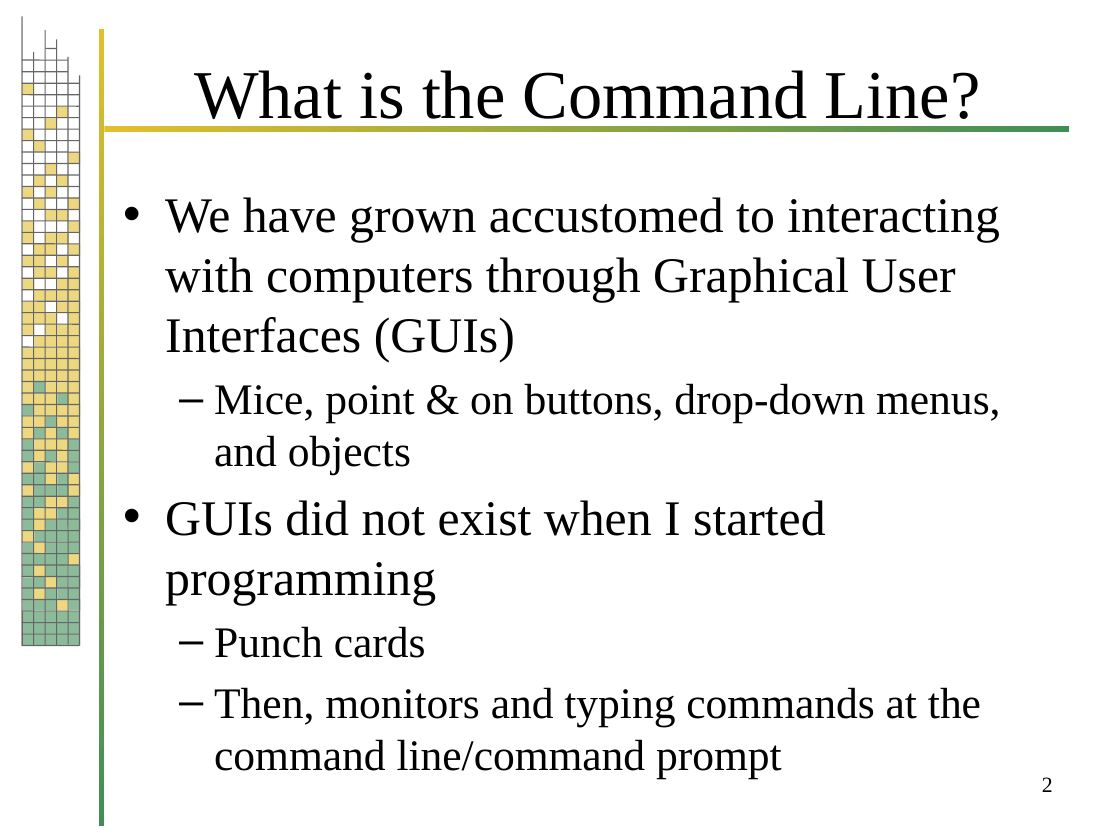
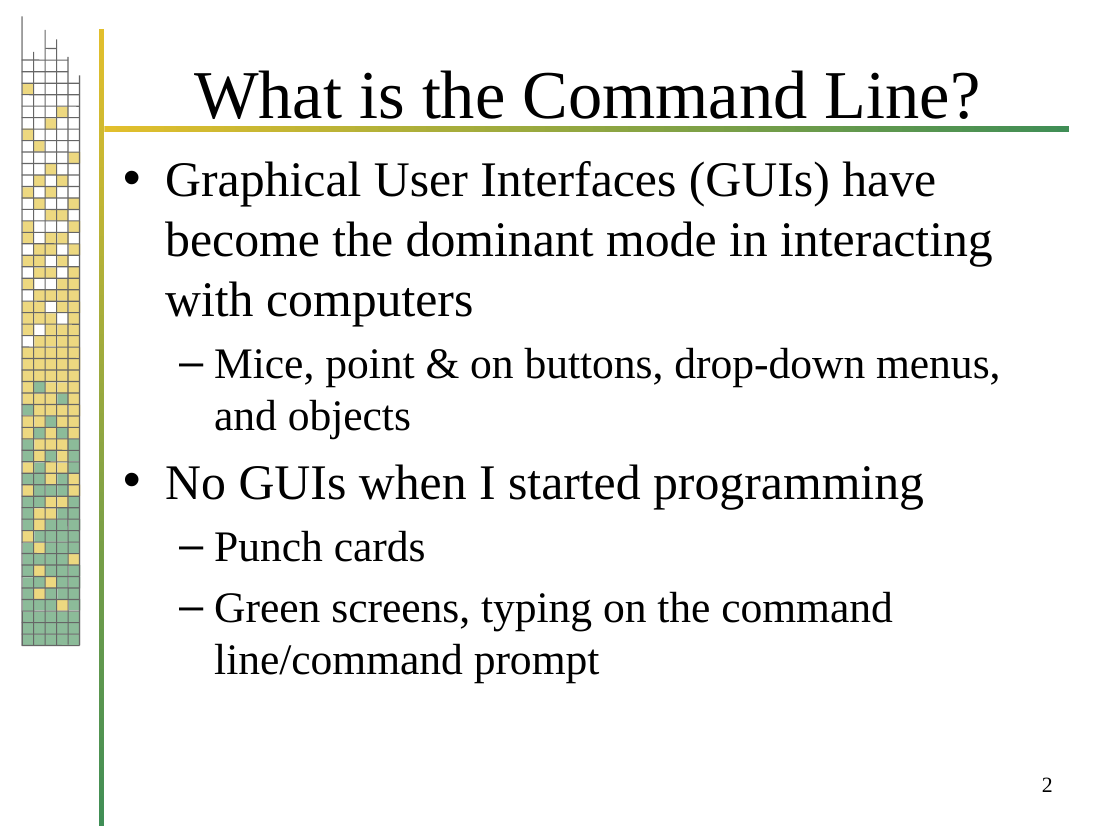
Before and after one commit to evlim/CommandLine, a slide deck: slide 2 of CommandLineProgrammingInPython.pptx. Drawn at 1120x840 pixels with LibreOffice and Linux fonts; fonts in the diff are those of the drawing; background and template pictures are left out. Boxes give left, top, right and bottom in pixels: in the first picture for what was removed or moved away, otherwise in the second. Text is boxed around its words. In the diff, an @@ line names an element or a change of style, - is before the commit and + after.

```diff
--- a/CommandLineProgrammingInPython.pptx
+++ b/CommandLineProgrammingInPython.pptx
@@ text "Graphical User Interfaces (GUIs) have ...": place and size @@
-text "Graphical User Interfaces (GUIs) have ..." at bbox=[165, 197, 1000, 771]
+text "Graphical User Interfaces (GUIs) have ..." at bbox=[165, 161, 1000, 683]
@@ text at bbox=[165, 161, 993, 326]: text changed @@
-• We have grown accustomed to interacting with computers through Graphical User Interfaces (GUIs)
+• Graphical User Interfaces (GUIs) have become the dominant mode in interacting with computers
@@ text at bbox=[165, 464, 924, 509]: text changed @@
-• GUIs did not exist when I started programming
+• No GUIs when I started programming
@@ text at bbox=[214, 591, 892, 683]: text changed @@
-  – Then, monitors and typing commands at the command line/command prompt
+  – Green screens, typing on the command line/command prompt
```
Also in this commit, not shown: 10 other slides changed, 1 slide added.
